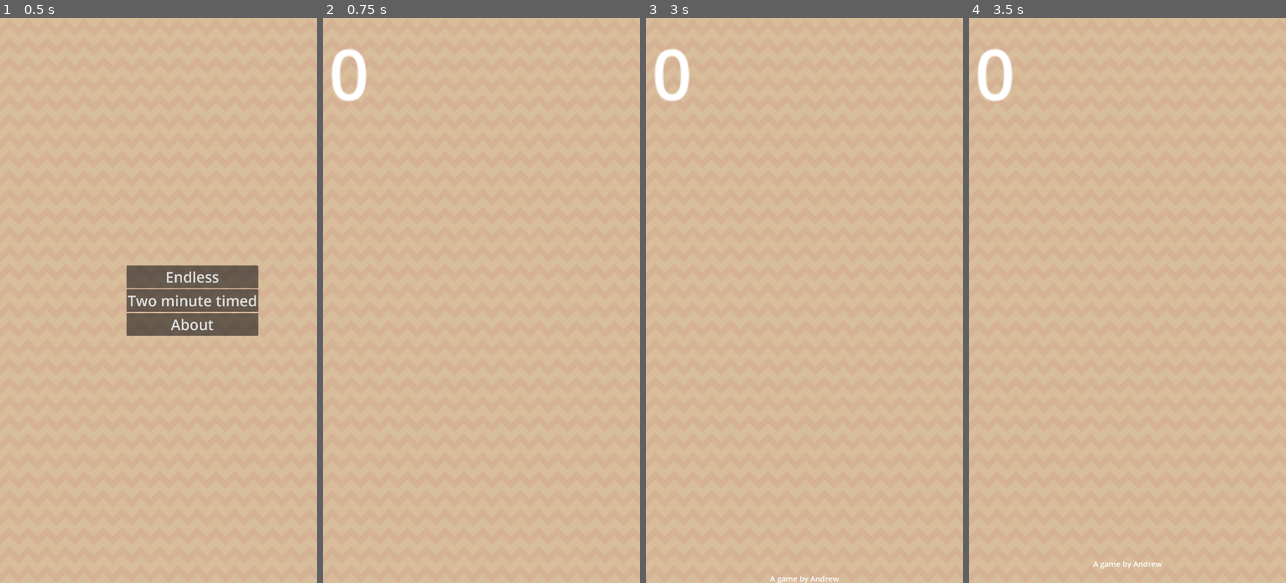
Above: before the commit, frames 1-4 (left to right).
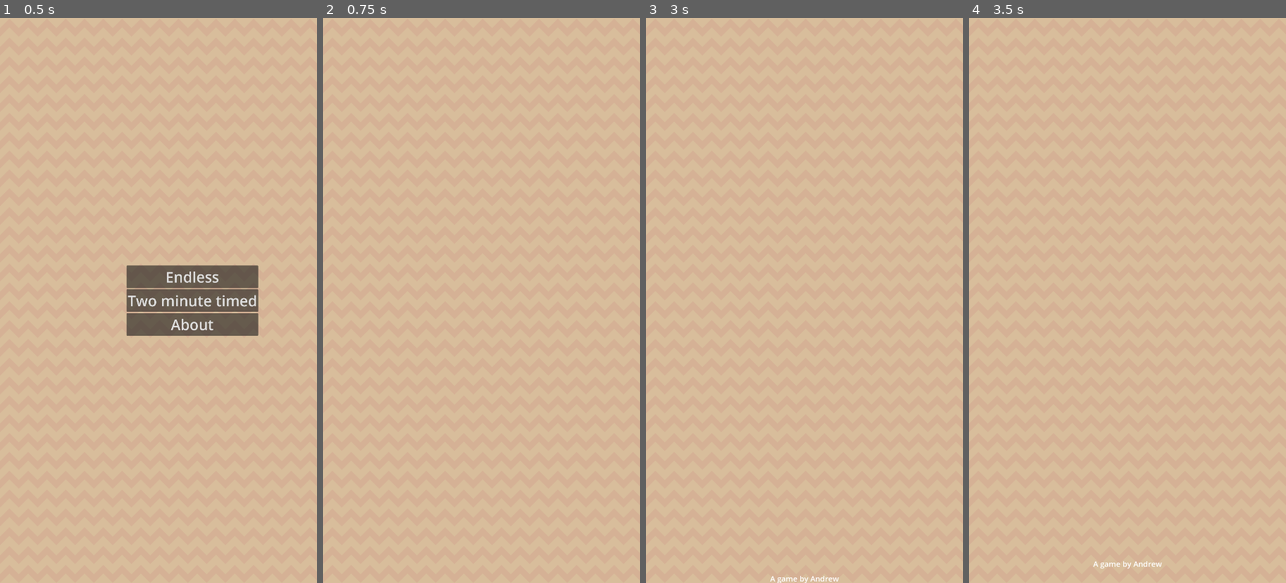
Above: after the commit, the same moments.

Repository: andrewcrisp/shelfsortinggame
Game: Godot game, scene res://scenes/game.tscn
The game is run twice, just before and just after one commit, with the same random seed, the same clock (stepped at 60 frames per second) and the same inputs.
Inputs (mouse positions are in pixels of both pictures, inside the frame that each line leads up to):
- Up to frame 1 (0.5 s): no input
- Up to frame 2 (0.75 s): click "About" at 0.5 s
- Up to frame 3 (3 s): tap Enter at 1.25, 2.75 s; move the mouse to (874, 272) at 1.27 s; click (874, 272) at 1.42 s; tap Space at 2 s; drag from (741, 328) to (788, 413) at 2.02 s; move the mouse to (836, 176) at 2.77 s
- Up to frame 4 (3.5 s): no input

Frame 1 is identical in both runs. In frame 2, 0.6% of the frame differs, in the area x 2-14%, y 5-15%; in frame 3, 0.6%; in frame 4, 0.6%.

Commit message:
Hack to hid the scoreboard when showing the About menu

Diff:
--- a/scenes/score_report.tscn
+++ b/scenes/score_report.tscn
@@ -72,7 +72,7 @@
 layout_mode = 2
 size_flags_horizontal = 4
 theme_override_font_sizes/font_size = 50
-text = "Restart"
+text = "Main Menu"
 
 [node name="HighScoreViewer" parent="Control" instance=ExtResource("5_c4blo")]
 layout_mode = 2
--- a/scripts/game.gd
+++ b/scripts/game.gd
@@ -15,6 +15,7 @@
 
 func on_about_button_pressed():
 	load_level(Globals.about_level)
+	hide_scoreboard()
 
 func on_timed_mode_button_pressed():
 	load_timed_level(Globals.levels[0])
